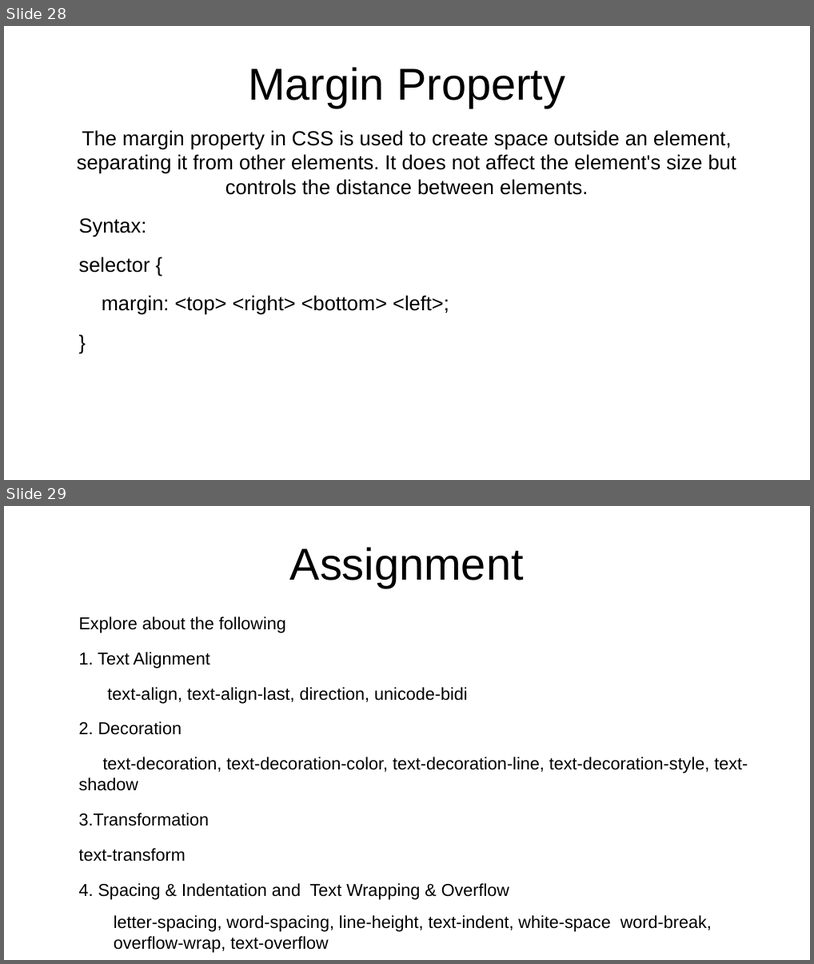
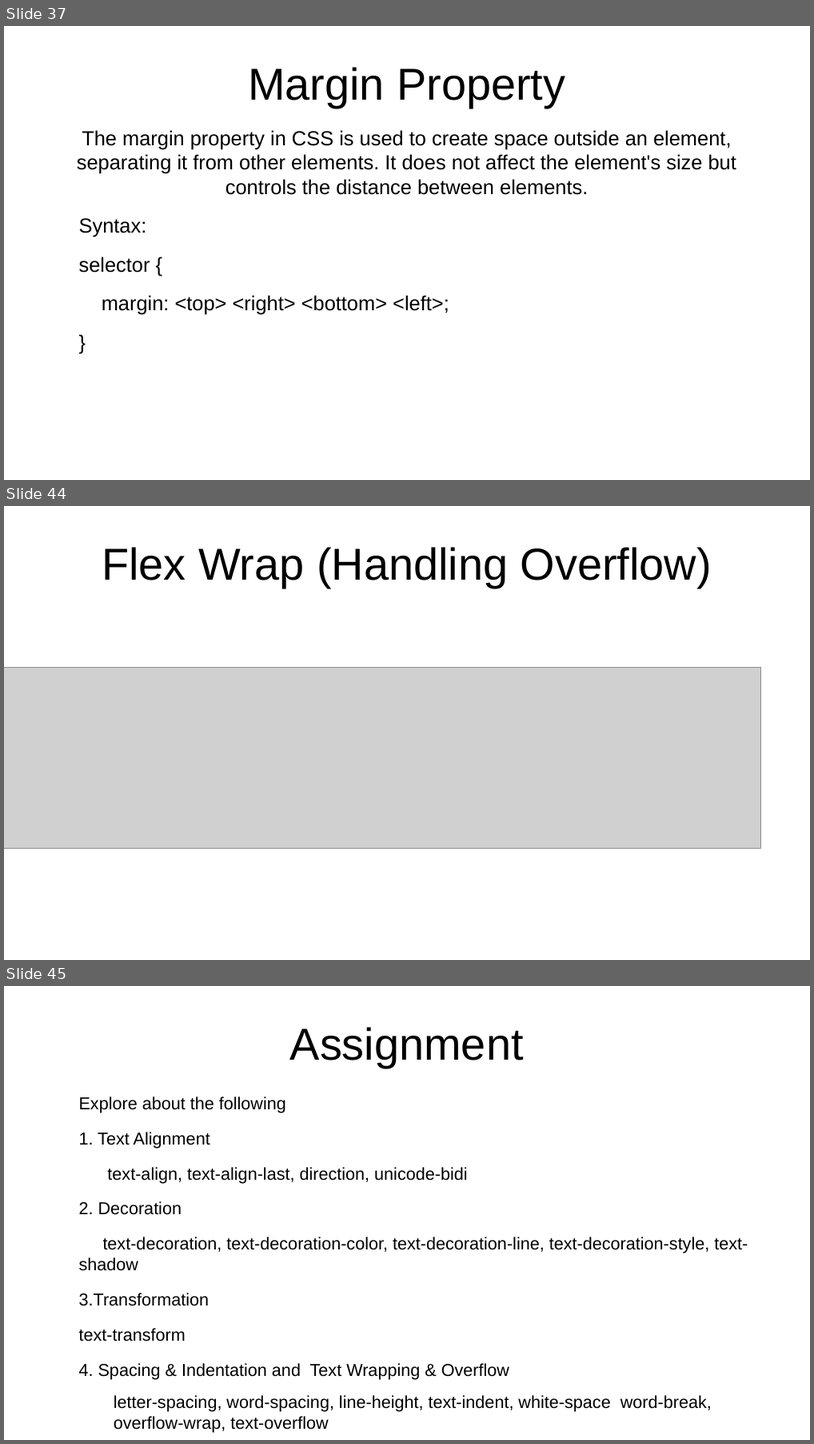
Before and after one commit to sam-rubin/exercises, a slide deck: Introduction_To_HTML.odp. Shown one above the other, each under a label of ours: slides 28 and 29 before the commit, slides 37, 44 and 45 after it; the slides between them are not shown. The pictures are 814x964 and 814x1444 pixels, drawn with LibreOffice and Linux fonts; fonts in the diff are those of the drawing; grey boxes stand for pictures. Boxes give left, top, right and bottom in pixels: in the first picture for what was removed or moved away, otherwise in the second. Text is boxed around its words. In the diff, an @@ line names an element or a change of style, - is before the commit and + after.

```diff
--- a/Introduction_To_HTML.odp
+++ b/Introduction_To_HTML.odp
@@ slide 44 added at bbox=[4, 506, 810, 960], background #FFFFFF @@
@@ title added at bbox=[102, 547, 712, 588], 44 pt, text #000000 @@
+Flex Wrap (Handling Overflow)
@@ picture added at bbox=[4, 667, 762, 848] @@
@@ what was slide 28 is now slide 37 @@
@@ what was slide 29 is now slide 45 @@
```
Also in this commit, not shown: 4 slides changed, 15 other slides added, 3 slides removed, 1 other file.
